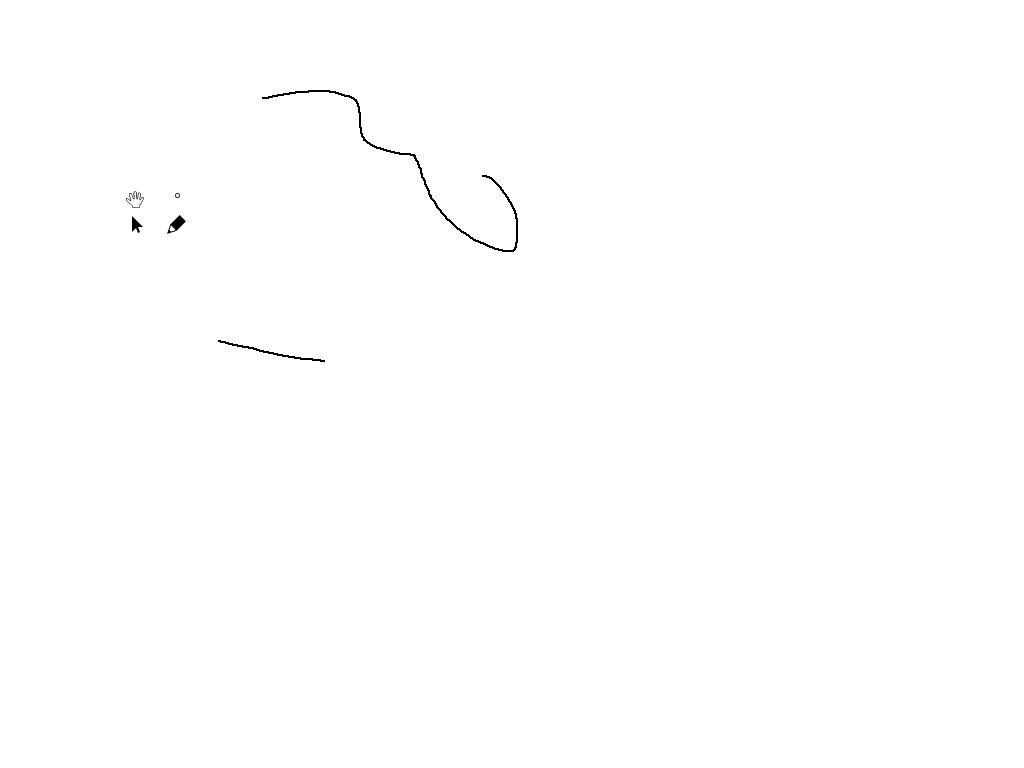
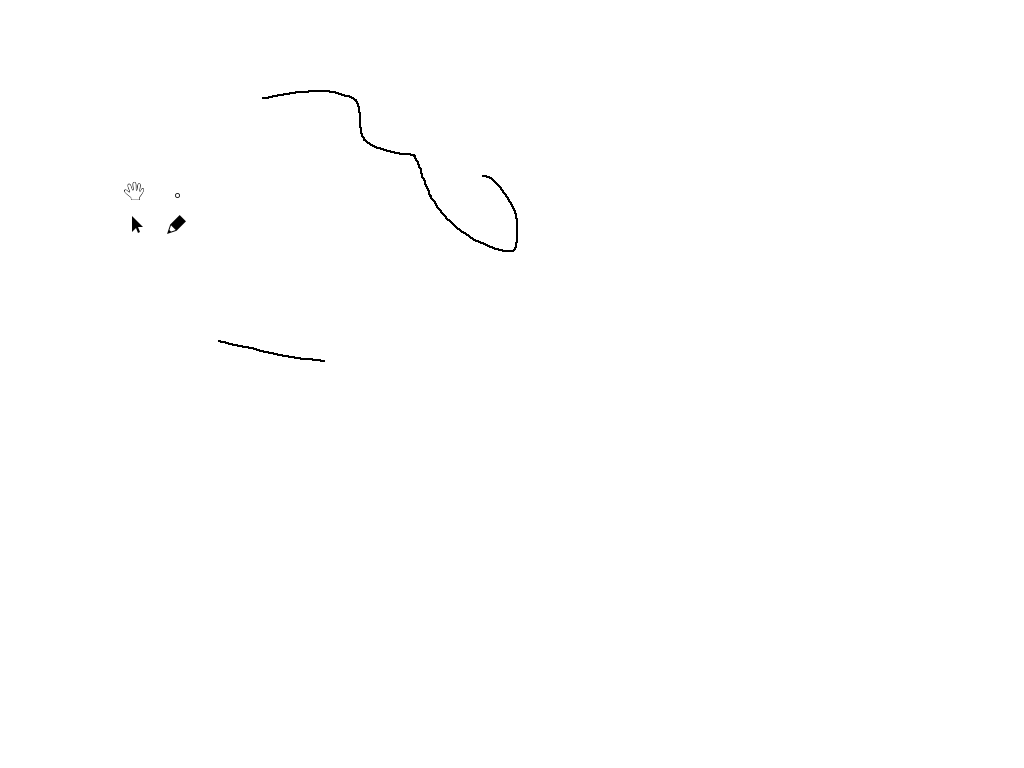
Revision of a layered 1024x768 image; what changed, layer by layer:
added group "Group 2" with 3 layers in group "Group 1" over (124, 182, 144, 200)
added layer "hand copy" in group "Group 2" over (124, 182, 144, 200)
moved "hand" into group "Group 2", painted on it over (124, 182, 144, 208)
